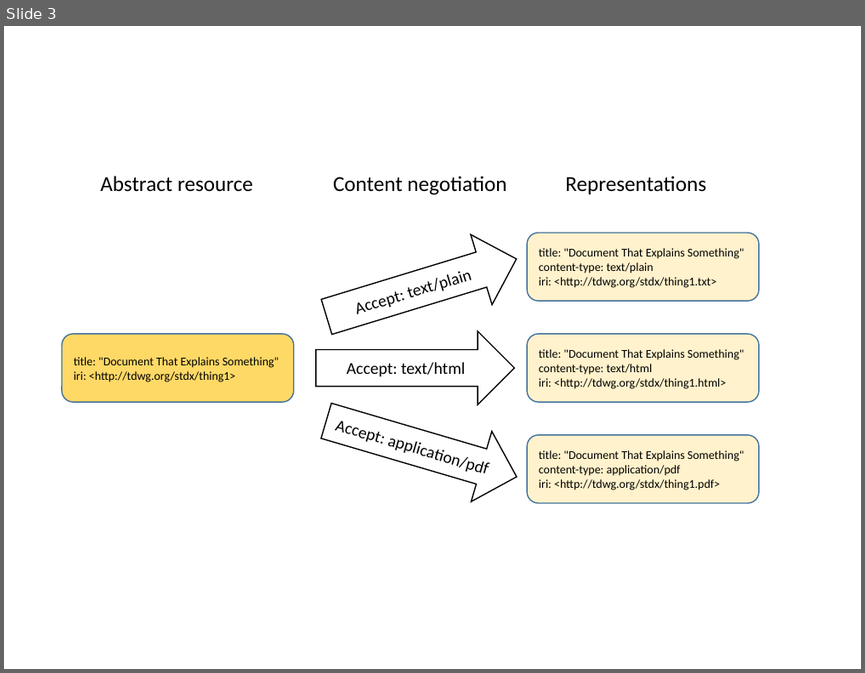
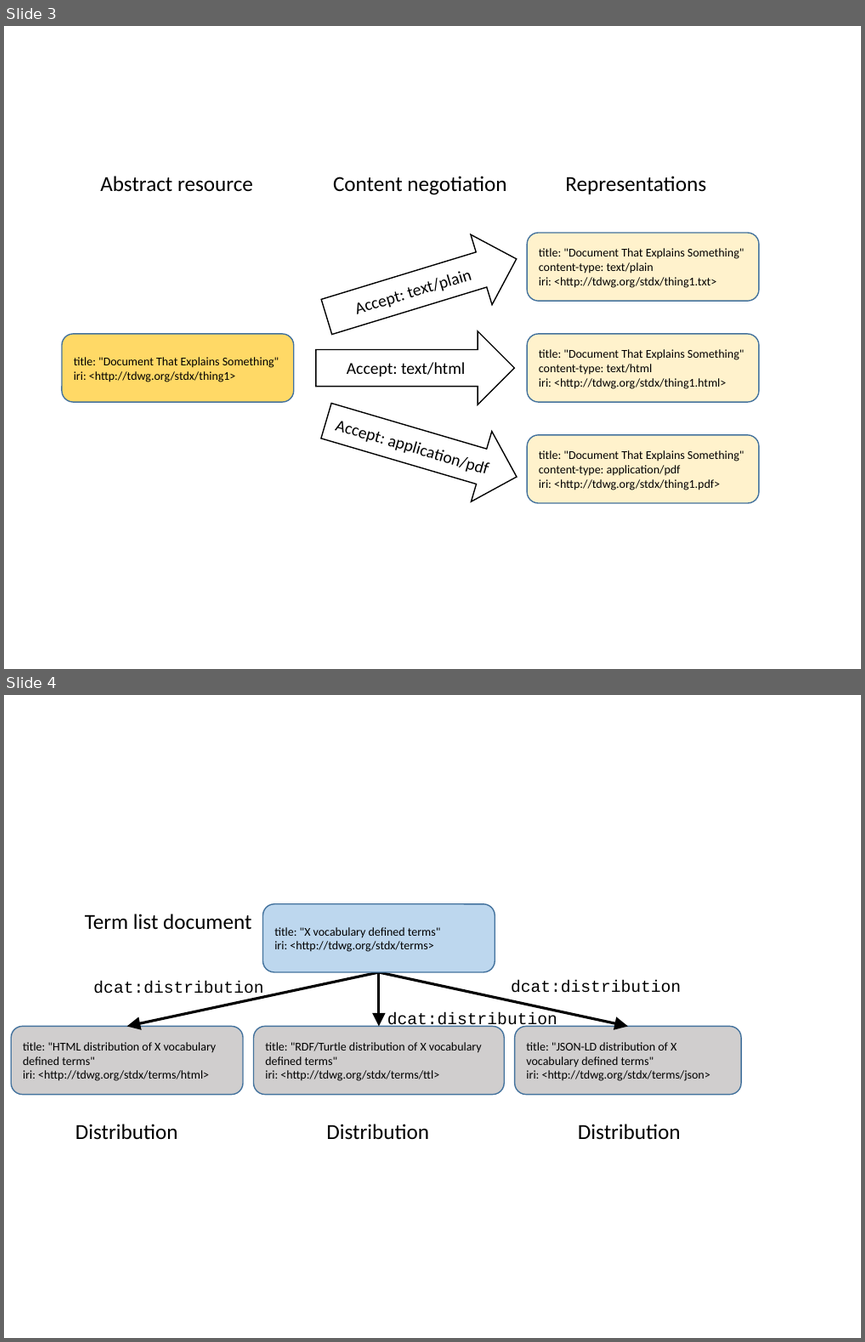
Before and after one commit to tdwg/vocab, a slide deck: diagrams.pptx. Shown one above the other, each under a label of ours: slide 3 before the commit, slides 3 and 4 after it. The pictures are 865x673 and 865x1342 pixels, drawn with LibreOffice and Linux fonts; fonts in the diff are those of the drawing. Boxes give left, top, right and bottom in pixels: in the first picture for what was removed or moved away, otherwise in the second. Text is boxed around its words. In the diff, an @@ line names an element or a change of style, - is before the commit and + after.

Commit message:
Added distributions diagram

```diff
--- a/diagrams.pptx
+++ b/diagrams.pptx
@@ slide 4 added at box(4, 695, 861, 1338), background #FFFFFF @@
@@ text added at box(85, 913, 251, 929), 18 pt, text #000000 @@
+Term list document
@@ rounded rectangle added at box(262, 904, 495, 973), fill #BDD7EE, outline #43739E 1 pt, 10 pt, text #000000 @@
+title: "X vocabulary defined terms"
+iri: <http://tdwg.org/stdx/terms>
@@ arrow added from (378, 972) to (127, 1026), #000000 2.25 pt @@
@@ arrow added from (378, 972) to (628, 1026), #000000 2.25 pt @@
@@ arrow added from (378, 972) to (378, 1026), #000000 2.25 pt @@
@@ text added at box(93, 981, 263, 998), 14 pt, text #000000 @@
+dcat:distribution
@@ text added at box(511, 980, 681, 993), 14 pt, text #000000 @@
+dcat:distribution
@@ rounded rectangle added at box(11, 1026, 243, 1095), fill #D0CECE, outline #43739E 1 pt, 10 pt, text #000000 @@
+title: "HTML distribution of X vocabulary defined terms"
+iri: <http://tdwg.org/stdx/terms/html>
@@ rounded rectangle added at box(253, 1026, 504, 1095), fill #D0CECE, outline #43739E 1 pt, 10 pt, text #000000 @@
+title: "RDF/Turtle distribution of X vocabulary defined terms"
+iri: <http://tdwg.org/stdx/terms/ttl>
@@ text added at box(387, 1012, 557, 1029), 14 pt, text #000000 @@
+dcat:distribution
@@ rounded rectangle added at box(515, 1026, 741, 1095), fill #D0CECE, outline #43739E 1 pt, 10 pt, text #000000 @@
+title: "JSON-LD distribution of X vocabulary defined terms"
+iri: <http://tdwg.org/stdx/terms/json>
@@ text added at box(75, 1123, 178, 1140), 18 pt, text #000000 @@
+Distribution
@@ text added at box(326, 1123, 429, 1140), 18 pt, text #000000 @@
+Distribution
@@ text added at box(578, 1123, 681, 1140), 18 pt, text #000000 @@
+Distribution
```
Also in this commit, not shown: 2 other files.
